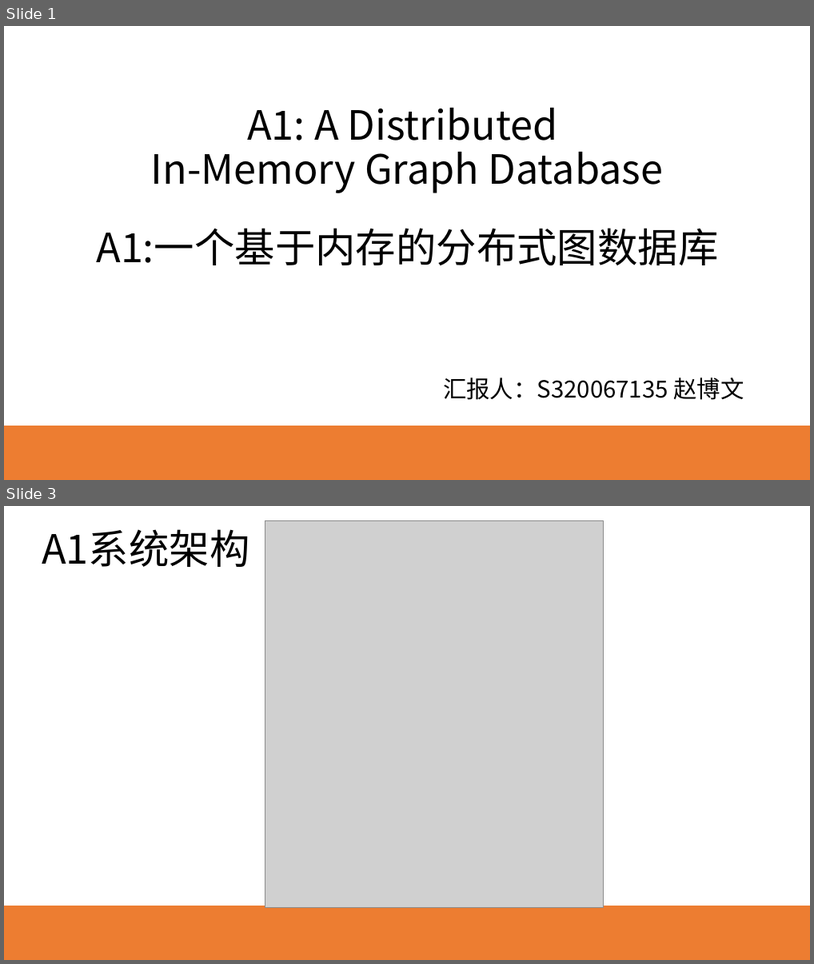
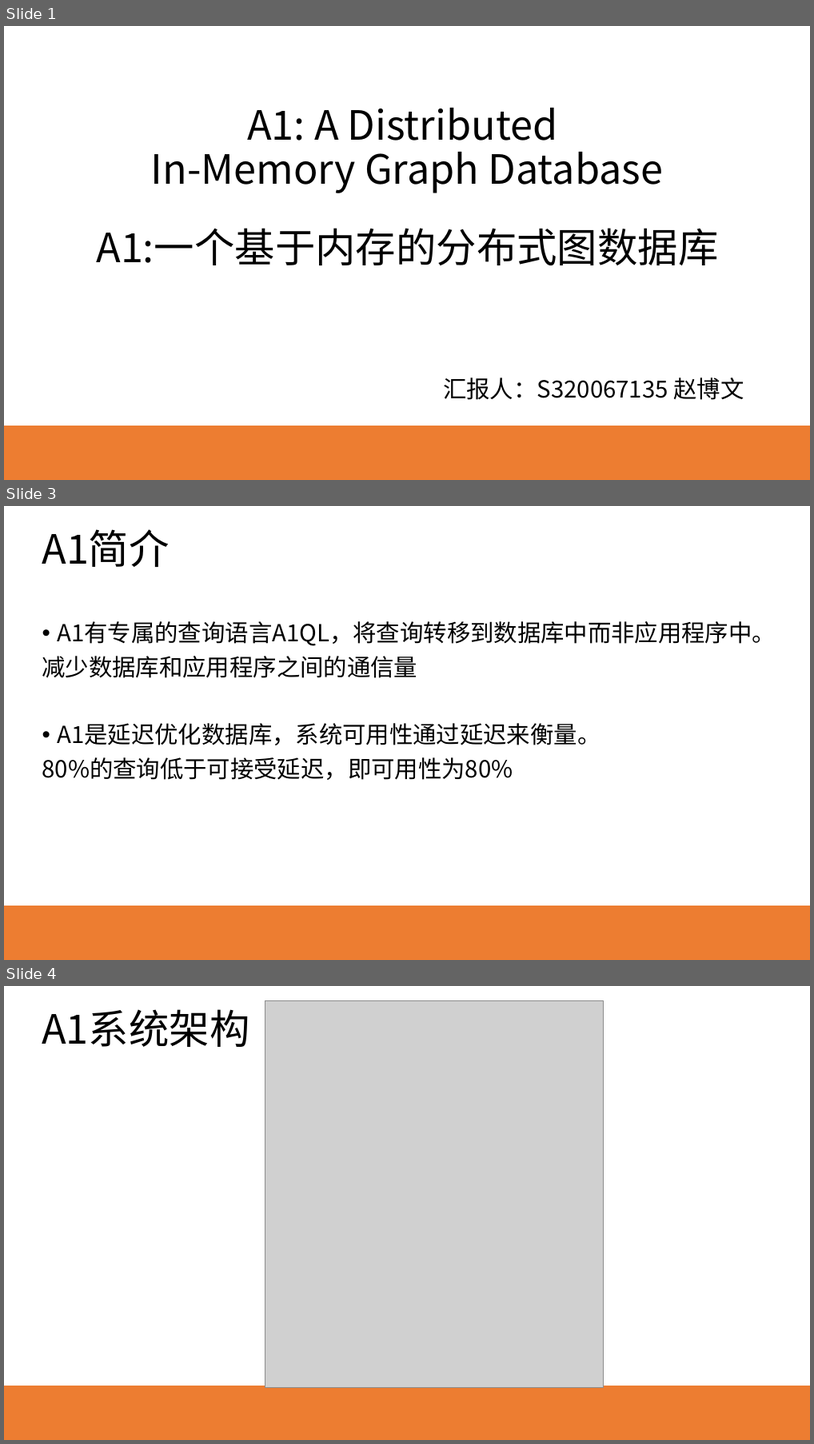
Before and after one commit to HEU-CS/new-database-Yeecoder, a slide deck: S320067135赵博文.pptx. Shown one above the other, each under a label of ours: slides 1 and 3 before the commit, slides 1, 3 and 4 after it; the slides between them are not shown. The pictures are 814x964 and 814x1444 pixels, drawn with LibreOffice and Linux fonts; fonts in the diff are those of the drawing; grey boxes stand for pictures. Boxes give left, top, right and bottom in pixels: in the first picture for what was removed or moved away, otherwise in the second. Text is boxed around its words. In the diff, an @@ line names an element or a change of style, - is before the commit and + after.

```diff
--- a/S320067135赵博文.pptx
+++ b/S320067135赵博文.pptx
@@ slide 3 added at bbox=[4, 506, 810, 960], background gradient #FFFFFF to #ED7D31 @@
@@ text added at bbox=[42, 529, 169, 567], 48 pt, text #000000 @@
+A1简介
@@ text added at bbox=[42, 621, 776, 780], 28 pt, text #000000 @@
+• A1有专属的查询语言A1QL，将查询转移到数据库中而非应用程序中。
+减少数据库和应用程序之间的通信量
+• A1是延迟优化数据库，系统可用性通过延迟来衡量。
+80%的查询低于可接受延迟，即可用性为80%
@@ what was slide 3 is now slide 4 @@
```
Also in this commit, not shown: 6 slides changed, 3 other slides added, 2 slides removed, 1 other file.
